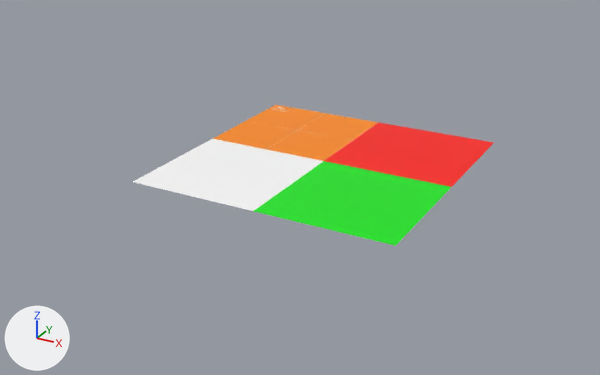
Renders of the glTF model Game/Resources/Map/Map.gltf from each side of a commit.
Camera for both pictures: a camera (50 mm lens) standing at (673.0, -1319.0, 593.0) and looking at (-14.0, -69.0, -32.0). The axes (+X, +Y, +Z) are drawn at lower left. The lights are the same throughout. The picture after the commit comes second. Where no turn or scale is listed for an object, it has been applied to the vertices. Vertices at exactly the same position are counted once.

Names of what the first picture shows: '-1, -1', '-1, 0', '0, -1', '0,0'.
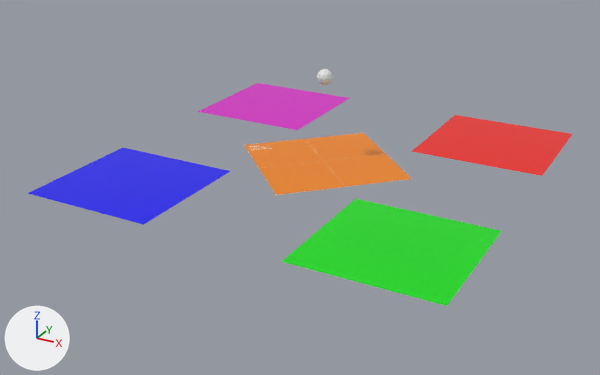
Boxes [x1, y1, x2, y2] around the edits, measured in the pictures (600 x 375 px):
'-1, -1', recoloured, moved (white to blue): before [133, 139, 323, 211]; after [28, 148, 230, 225]
'+1, -1', added (green): after [281, 199, 501, 306]
'0, -1', deleted (green): before [254, 161, 451, 246]
'0, 0', added (orange): after [244, 133, 412, 195]
'0,0', deleted (red): before [324, 122, 494, 187]
'+1,+ 1', added (red): after [411, 115, 572, 176]
'-1, 0', deleted (orange): before [213, 105, 378, 161]
'-1, +1', added (pink): after [198, 83, 349, 130]
'Icosphere', added: after [317, 69, 333, 85]

What changed in the scene script:
```text
Change mat_red:
    mat_red.roughness: 0.5 -> 0.2
Change mat_green:
    mat_green.roughness: 0.5 -> 0.2
Change mat_textured:
    mat_textured.roughness: 0.5 -> 0.2
Add mat_blue:
    mat_blue = principled_material('Blue')
    mat_blue.base_color = (0.00237, 0.0, 1.0)  # blue #0800ff
    mat_blue.metallic = 0.2
    mat_blue.roughness = 0.2
Add mat_pink:
    mat_pink = principled_material('Pink')
    mat_pink.base_color = (0.8, 0.0, 0.662)  # pink #e700d5
    mat_pink.metallic = 0.2
    mat_pink.roughness = 0.2
Change me_0__0_001:
    used by ob_1___1; location = (-256.0, -256.0, 0.0)
    remove me_0__0_001.from_pydata(...)  # 1369 vertices, 2592 faces; spans x 0.0..256.0, y 0.0..256.0, z 0.0
    remove me_0__0_001.materials.append(mat_white)  # white #ffffff
    add me_0__0_001.from_pydata(...)  # 1369 vertices, 2592 faces; spans x -128.0..128.0, y -128.0..128.0, z 0.0
    me_0__0_001 part 1: the whole mesh is moved by (-128.0, -128.0, 0.0)
    add me_0__0_001.materials.append(mat_blue)  # blue #0800ff
Add me_icosphere:
    me_icosphere.from_pydata(...)  # an icosphere of 80 faces spanning x -14.3..14.3, y -15.0..15.0, z 151.2..181.2
Add me_0__0_004:
    me_0__0_004.from_pydata(...)  # 1369 vertices, 2592 faces; spans x -128.0..128.0, y -128.0..128.0, z 0.0
    me_0__0_004.materials.append(mat_pink)  # pink #e700d5
Add me_0__0_003_1:
    me_0__0_003_1.from_pydata(...)  # 1369 vertices, 2592 faces; spans x -181.0..181.0, y -181.0..181.0, z 0.0
    me_0__0_003_1.materials.append(mat_textured)  # picture img_texture_01
Add me_0__0_002_1:
    me_0__0_002_1.from_pydata(...)  # 1369 vertices, 2592 faces; spans x -128.0..128.0, y -128.0..128.0, z 0.0
    me_0__0_002_1.materials.append(mat_green)  # green #00e70d
Add me_0__0_1:
    me_0__0_1.from_pydata(...)  # 1369 vertices, 2592 faces; spans x -128.0..128.0, y -128.0..128.0, z 0.0
    me_0__0_1.materials.append(mat_red)  # red #ff1200
Remove ob_0_0:
    ob_0_0 = bpy.data.objects.new('0,0', me_0__0)
    ob_0_0.location = (0.0, 0.0, 0.0)
Remove ob_0___1:
    ob_0___1 = bpy.data.objects.new('0, -1', me_0__0_002)
    ob_0___1.location = (0.0, -256.0, 0.0)
Remove ob_1__0:
    ob_1__0 = bpy.data.objects.new('-1, 0', me_0__0_003)
    ob_1__0.location = (-256.0, 0.0, 0.0)
Add ob_icosphere:
    ob_icosphere = bpy.data.objects.new('Icosphere', me_icosphere)
    ob_icosphere.location = (0.0, 0.0, 0.0)
Add ob_1___1_3:
    ob_1___1_3 = bpy.data.objects.new('-1, +1', me_0__0_004)
    ob_1___1_3.location = (-256.0, 256.0, 0.0)
Add ob_0__0:
    ob_0__0 = bpy.data.objects.new('0, 0', me_0__0_003_1)
    ob_0__0.location = (0.0, 0.0, 0.0)
Add ob_1___1_2:
    ob_1___1_2 = bpy.data.objects.new('+1, -1', me_0__0_002_1)
    ob_1___1_2.location = (256.0, -256.0, 0.0)
Add ob_1___1_4:
    ob_1___1_4 = bpy.data.objects.new('+1,+ 1', me_0__0_1)
    ob_1___1_4.location = (256.0, 256.0, 0.0)
```
